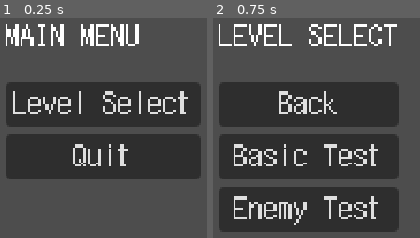
Above: before the commit, frames 1-2 (left to right).
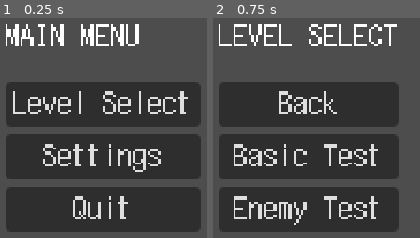
Above: after the commit, the same moments.

Repository: AmossGuy/The-Adventures-of-Gracie
Game: Godot game, scene res://menu.tscn
Same seed, same stepped clock (60 frames per second), same inputs: the game is played once before the commit and once after it.
Inputs:
- Up to frame 1 (0.25 s): no input
- Up to frame 2 (0.75 s): click "Level Select" at 0.5 s

The runs differ from the first frame. In frame 1, 21% of the frame differs, in the area x 2-98%, y 57-98%; in frame 2, nothing differs.

Commit message:
add settings menu with fullscreen option

Diff:
--- a/menu.gd
+++ b/menu.gd
@@ -17,15 +17,17 @@
 	spacer.custom_minimum_size.y = 8
 	menu_container.add_child(spacer)
 
-func add_button(label: String, action: Callable = func(): pass) -> void:
+func add_button(label: String, action: Callable = func(): pass) -> Button:
 	var button := Button.new()
 	button.text = label
 	button.pressed.connect(action)
 	menu_container.add_child(button)
+	return button
 
 func setup_main_menu() -> void:
 	start_new_menu("MAIN MENU")
 	add_button("Level Select", setup_level_select)
+	add_button("Settings", setup_settings_menu)
 	add_button("Quit", get_tree().quit)
 
 func setup_level_select() -> void:
@@ -36,3 +38,15 @@
 
 func load_level(level: String) -> void:
 	get_tree().change_scene_to_file(level)
+
+func setup_settings_menu() -> void:
+	start_new_menu("SETTINGS")
+	add_button("Back", setup_main_menu)
+	var fs_b := add_button("", toggle_fullscreen)
+	fs_b.set_script(preload("res://misc/fullscreen_button_text.gd"))
+
+func toggle_fullscreen() -> void:
+	if get_tree().root.mode == Window.MODE_FULLSCREEN:
+		get_tree().root.mode = Window.MODE_WINDOWED
+	else:
+		get_tree().root.mode = Window.MODE_FULLSCREEN
--- /dev/null
+++ b/misc/fullscreen_button_text.gd
@@ -0,0 +1,10 @@
+extends Button
+
+func _init() -> void:
+	set_process(true)
+
+func _process(_delta: float) -> void:
+	if get_tree().root.mode == Window.MODE_FULLSCREEN:
+		text = "Fullscreen: On"
+	else:
+		text = "Fullscreen: Off"
